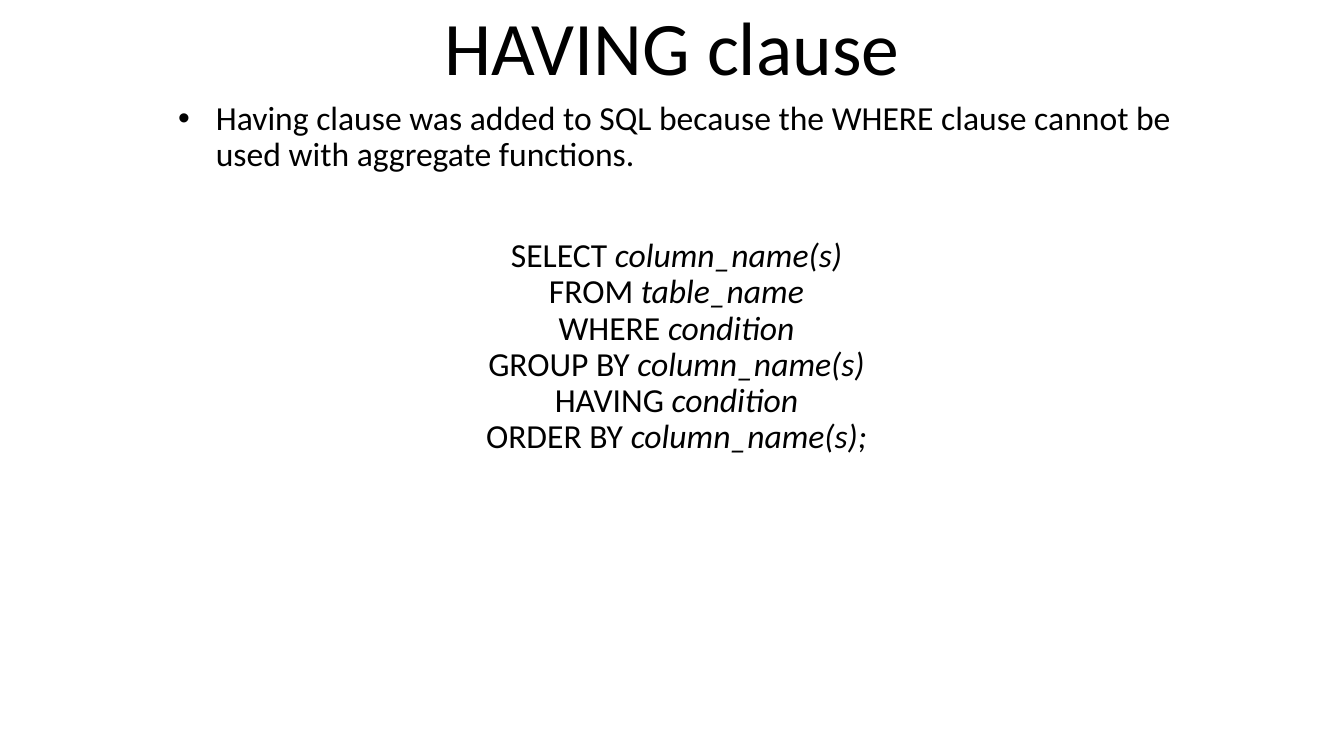
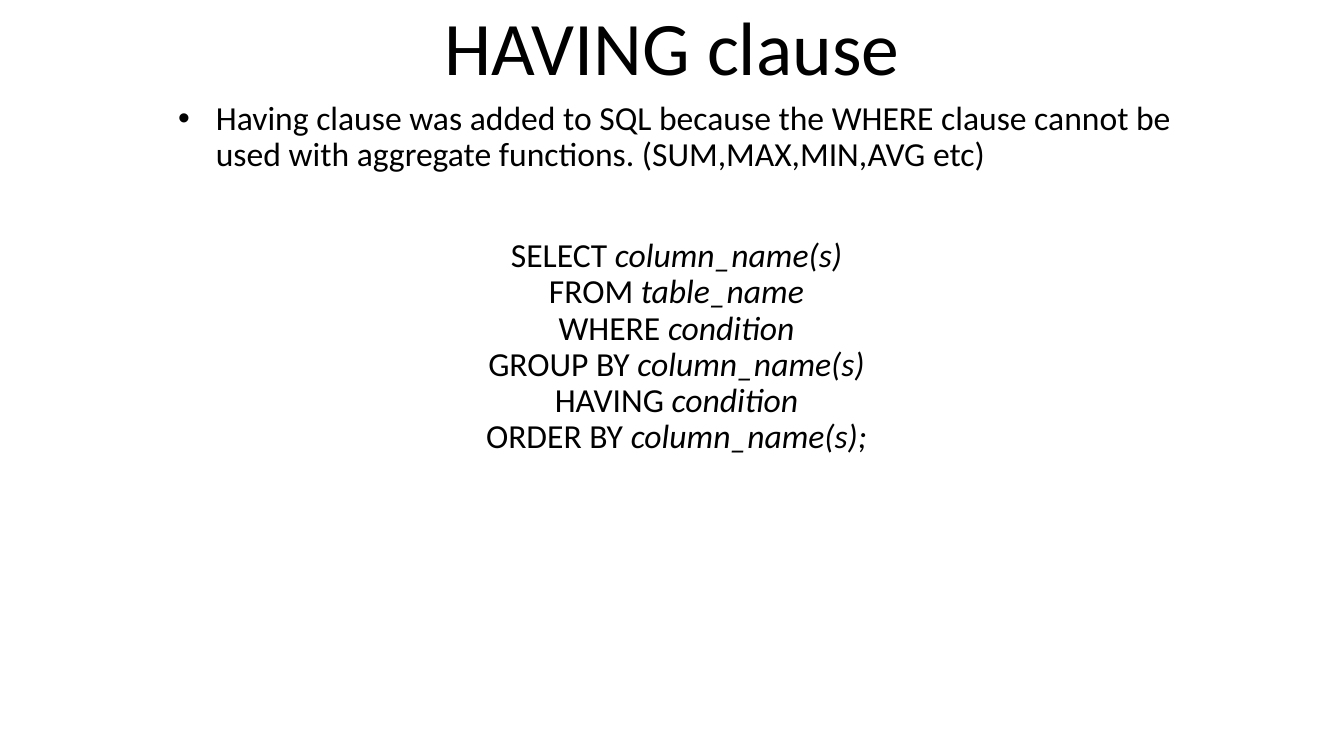
Before and after one commit to KaustubhSathe/sql-challenges, a slide deck: slide 5 of 2. SQL Refresher/SQL-Refresher.pptm. Drawn at 1344x756 pixels with LibreOffice and Linux fonts; fonts in the diff are those of the drawing. Boxes give left, top, right and bottom in pixels: in the first picture for what was removed or moved away, otherwise in the second. Text is boxed around its words. In the diff, an @@ line names an element or a change of style, - is before the commit and + after.

```diff
--- a/2. SQL Refresher/SQL-Refresher.pptm
+++ b/2. SQL Refresher/SQL-Refresher.pptm
@@ subtitle at [216, 106, 1170, 172]: text changed @@
-• Having clause was added to SQL because the WHERE clause cannot be used with aggregate functions.
+• Having clause was added to SQL because the WHERE clause cannot be used with aggregate functions. (SUM,MAX,MIN,AVG etc)
```
Also in this commit, not shown: 2 other slides changed, 4 other files.
